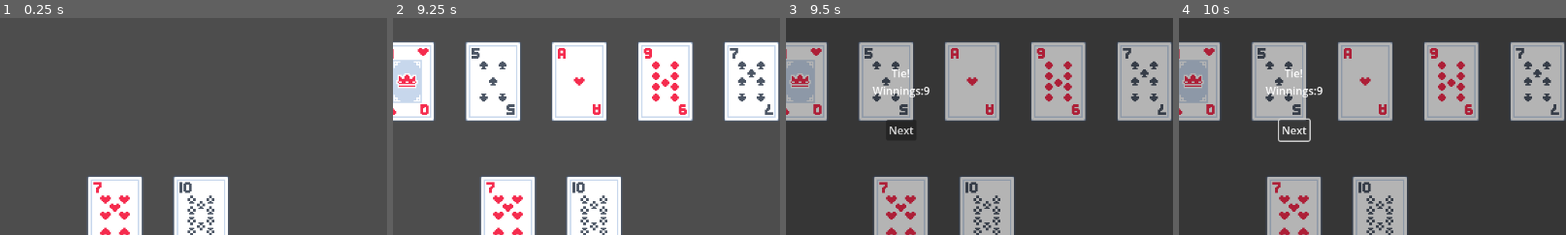
Above: before the commit, frames 1-4 (left to right).
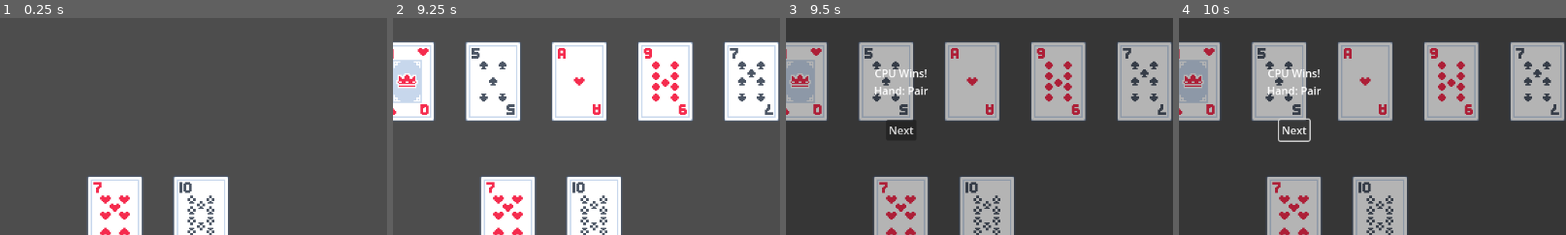
Above: after the commit, the same moments.

Repository: david8zhang/cat-poker
Game: Godot game, scene res://scenes/Main.tscn
Same seed, same stepped clock (60 frames per second), same inputs: the game is played once before the commit and once after it.
Inputs:
- Up to frame 1 (0.25 s): no input
- Up to frame 2 (9.25 s): click "Check" at 0.5 s; click "Call" at 1.25 s; click "Raise" at 2 s; tap Enter at 2.75, 5.75, 8.75 s; click "Fold" at 3.5 s; click "Check" at 4.25 s; tap Space at 5, 8 s; click "Call" at 6.5 s; click "Raise" at 7.25 s
- Up to frame 3 (9.5 s): no input
- Up to frame 4 (10 s): click "Next" at 9.5 s
The pictures show only the part of the screen within x 35-85%, y 35-85%; the shares and areas given below are measured in that part.

Frames 1-2 are identical in both runs. In frame 3, 0.5% of the frame differs, in the area x 22-38%, y 23-37%; in frame 4, 0.5%.

Commit message:
fix hand comparison logic

Diff:
--- a/scripts/Game.gd
+++ b/scripts/Game.gd
@@ -73,6 +73,20 @@
 	var hand_type: HandTypes
 	var cards
 
+class CardComparator:
+	func compare(a: Card, b: Card) -> int:
+		return RANKS.find(a.rank) - RANKS.find(b.rank)
+
+class WheelCardComparator:
+	func compare(a: Card, b: Card) -> int:
+		var a_rank = RANKS.find(a.rank)
+		var b_rank = RANKS.find(b.rank)
+		if a.rank == "A":
+			a_rank = -1
+		if b.rank == "A":
+			b_rank = -1
+		return a_rank - b_rank
+
 func _ready():
 	# connect signals
 	player.bet.connect(on_player_bet)
@@ -105,6 +119,45 @@
 	cpu.get_cards(draw_cards_from_deck(2))
 	player.display_hand()
 	process_next_action(Side.PLAYER)
+
+	var tp1 = [
+		generate_card("05", "spades"),
+		generate_card("05", "spades"),
+		generate_card("02", "spades"),
+		generate_card("02", "spades"),
+		generate_card("A", "spades")
+	]
+
+	var tp2 = [
+		generate_card("06", "spades"),
+		generate_card("06", "spades"),
+		generate_card("02", "spades"),
+		generate_card("02", "spades"),
+		generate_card("A", "spades")
+	]
+
+	print(compare_two_pair(tp2, tp1) == 1)
+
+	var tp3 = [
+		generate_card("05", "spades"),
+		generate_card("05", "spades"),
+		generate_card("03", "spades"),
+		generate_card("03", "spades"),
+		generate_card("A", "spades")
+	]
+
+	print(compare_two_pair(tp3, tp1) == 1)
+
+	var tp4 = [
+		generate_card("05", "spades"),
+		generate_card("05", "spades"),
+		generate_card("03", "spades"),
+		generate_card("03", "spades"),
+		generate_card("K", "spades")
+	]
+
+	print(compare_two_pair(tp3, tp4) == 1)
+
 
 func generate_card(rank, suit):
 	return { "rank": rank, "suit": suit }
@@ -274,19 +327,74 @@
 	elif hand1_type < hand2_type:
 		return -1
 	else:
-		# If pair, 2-pair, three of a kind, or 4 of a kind, compare highest card in the set. Otherwise, compare highest card outside of set
-		var set_types = [HandTypes.PAIR, HandTypes.TWO_PAIR, HandTypes.THREE_OF_A_KIND, HandTypes.FOUR_OF_A_KIND]
+		# -------------------- TIEBREAKER LOGIC --------------------
+		# If pair, three of a kind, or 4 of a kind, compare highest set rank. (If full house, compare the pair if the 3ok is the same)
+		var set_types = [HandTypes.PAIR, HandTypes.THREE_OF_A_KIND, HandTypes.FOUR_OF_A_KIND, HandTypes.FULL_HOUSE]
 		if set_types.has(hand1_type):
-			pass
+			return compare_sets(hand1.cards, hand2.cards)
+		# If two pair, compare the highest ranked pair. If same, compare lower ranked pair. If still same, compare highest card outside of set
+		elif hand1_type == HandTypes.TWO_PAIR:
+			return compare_two_pair(hand1.cards, hand2.cards)
+		# Otherwise, we just look at the highest card in the hand (flushes/straights comprise all cards in hand)
 		else:
-			var highest_hand1_card = get_highest_card(hand1.cards)
-			var highest_hand2_card = get_highest_card(hand2.cards)
-			if highest_hand1_card > highest_hand2_card:
-				return 1
-			elif highest_hand2_card > highest_hand1_card:
-				return -1
-			else:
-				return 0
+			return compare_high_card(hand1.cards, hand2.cards)
+
+func compare_high_card(hand1, hand2):
+	var highest_hand1_card = get_highest_card(hand1)
+	var highest_hand2_card = get_highest_card(hand2)
+	if highest_hand1_card > highest_hand2_card:
+		return 1
+	elif highest_hand2_card > highest_hand1_card:
+		return -1
+	else:
+		return 0
+
+func compare_two_pair(hand1, hand2):
+	var hand1_mapping = get_rank_mapping(hand1)["mapping"]
+	var hand2_mapping = get_rank_mapping(hand2)["mapping"]
+	var high_pair1 = _get_highest_rank_in_set(hand1_mapping, 2)
+	var high_pair2 = _get_highest_rank_in_set(hand2_mapping, 2)
+	if high_pair1 > high_pair2:
+		return 1
+	elif high_pair1 < high_pair2:
+		return -1
+	else:
+		var low_pair1 = _get_lowest_rank_in_set(hand1_mapping, 2)
+		var low_pair2 = _get_lowest_rank_in_set(hand2_mapping, 2)
+		if low_pair1 > low_pair2:
+			return 1
+		elif low_pair1 < low_pair2:
+			return -1
+		else:
+			return compare_high_card(hand1, hand2)
+
+func compare_sets(hand1, hand2):
+	var hand1_rank_mapping = get_rank_mapping(hand1)["mapping"]
+	var hand2_rank_mapping = get_rank_mapping(hand2)["mapping"]
+	for i in range(0, 4):
+		# Check all 4 of a kind, 3 of a kind, pair, down to high card
+		var set_type_to_check = 4 - i
+		var sum_of_ranks1 = _get_highest_rank_in_set(hand1_rank_mapping, set_type_to_check)
+		var sum_of_ranks2 = _get_highest_rank_in_set(hand2_rank_mapping, set_type_to_check)
+		if sum_of_ranks1 > sum_of_ranks2:
+			return 1
+		elif sum_of_ranks1 < sum_of_ranks2:
+			return -1
+	return 0
+
+func _get_highest_rank_in_set(hand_rank_mapping, set_type_to_check):
+	var highest_rank_in_set = 0
+	for key in hand_rank_mapping.keys():
+		if hand_rank_mapping[key] == set_type_to_check:
+			highest_rank_in_set = max(highest_rank_in_set, RANKS.find(key))
+	return highest_rank_in_set
+
+func _get_lowest_rank_in_set(hand_rank_mapping, set_type_to_check):
+	var lowest_rank_in_set = INF
+	for key in hand_rank_mapping.keys():
+		if hand_rank_mapping[key] == set_type_to_check:
+			lowest_rank_in_set = min(lowest_rank_in_set, RANKS.find(key))
+	return lowest_rank_in_set
 
 func get_highest_card(cards):
 	var highest_rank = 0
